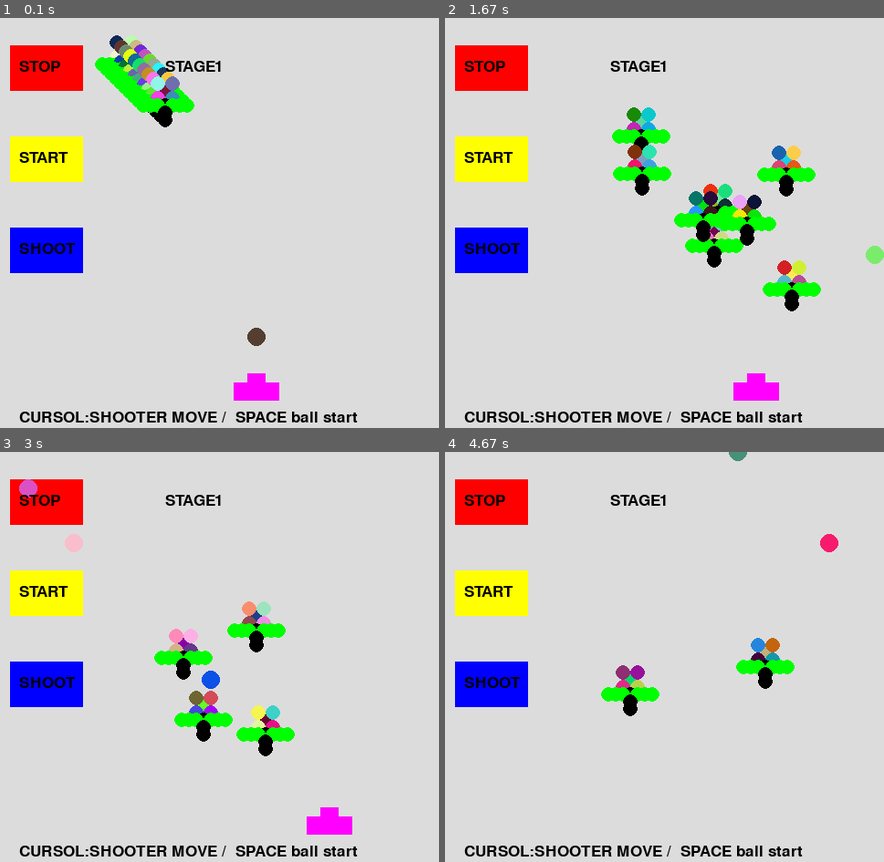
Above: before the commit, frames 1-4 (two rows, left to right).
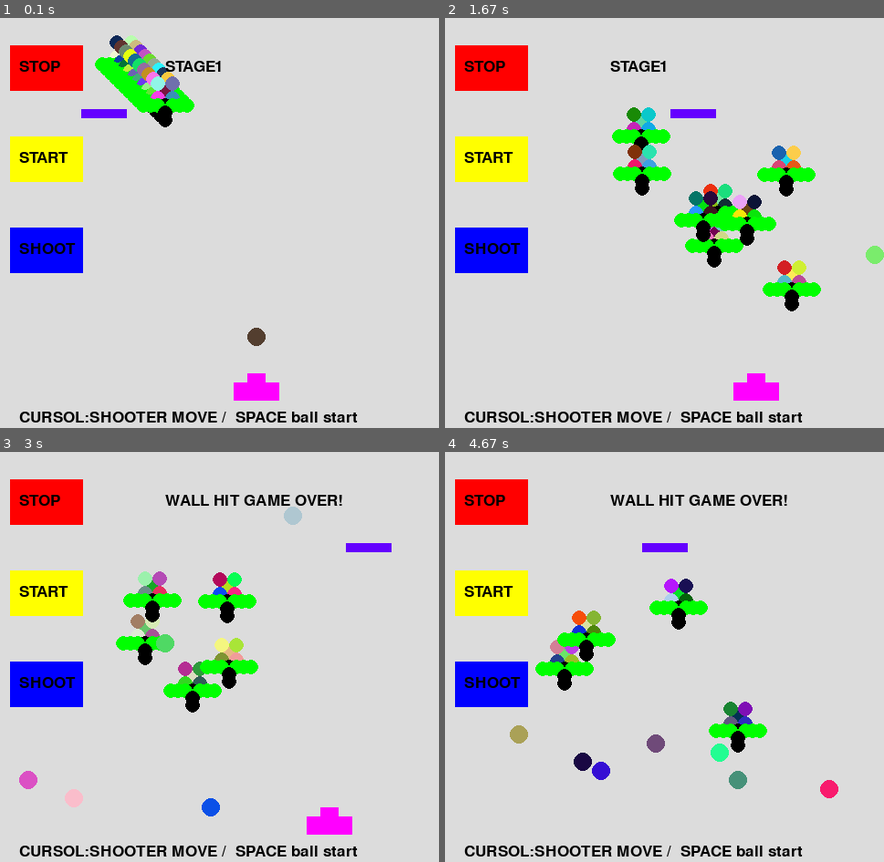
Above: after the commit, the same moments.

Repository: snc29654/pygame
Game: pygame game, started from invador_scenario.py
Two runs of this game, one before a commit and one after it. Both use one fixed random seed, a clock stepped at 60 frames per second and the inputs below.
Inputs:
- Up to frame 1 (0.1 s): no input
- Up to frame 2 (1.67 s): hold Right 0.33-0.8 s; hold Left from 1.33 s (still down); tap Space at 1.4 s
- Up to frame 3 (3 s): tap Space at 1.7, 1.97, 2.27, 2.4, 2.7 s; release Left at 1.87 s; hold Left 1.9-2.3 s; hold Right 2.33-2.97 s
- Up to frame 4 (4.67 s): hold Left 3-3.47 s; tap Space at 3.07, 3.37, 3.57, 3.87, 4.07, 4.37, 4.57 s; hold Right 3.5-3.97 s; hold Right 4-4.47 s; hold Left from 4.5 s (still down)

The runs differ from the first frame. In frame 1, 0.2% of the frame differs, in the area x 18-29%, y 22-25%; in frame 2, 0.2%; in frame 3, 8.8%, in the area x 4-90%, y 6-89%; in frame 4, 7.0%.

Commit message:
障壁を追加

Diff:
--- a/invador_scenario.py
+++ b/invador_scenario.py
@@ -34,6 +34,11 @@
         self.kstate = 0
         self.xstate=[0,1,2,3,4,5,6,7,8,9]
         self.ystate=[0,1,2,3,4,5,6,7,8,9]
+        self.x_act=100
+        self.y_act=100
+        self.xact_state=0
+        self.yact_state=0
+        self.act_hit = 0
 
         self.bxt=[0,1,2,3,4,5,6,7,8,9]
         self.byt=[0,1,2,3,4,5,6,7,8,9]
@@ -71,6 +76,13 @@
                 and((self.byt[j]>(self.y[i]-10))and(self.byt[j]<(self.y[i]+10)))):
                     self.hit[i]=1
 
+    def act_col_check(self):
+        for j in range(BALL_COUNT):
+            if(((self.bxt[j]>(self.x_act-self.target_size))and(self.bxt[j]<(self.x_act+self.target_size+50)))
+                and((self.byt[j]>(self.y_act-10))and(self.byt[j]<(self.y_act+10)))):
+               self.act_hit = 1
+
+
     def all_hit(self):
         for i in range(TARGET_COUNT):
             if (self.hit[i]==0):
@@ -78,6 +90,9 @@
             else:
                 pass
         return 1
+
+    def make_active(self):
+        pygame.draw.rect(self.main_surface, (100,0,255), (self.x_act, self.y_act,50,10))
 
     def make_target(self):
         for i in range(TARGET_COUNT):
@@ -144,6 +159,17 @@
                 if(self.y[i]<150):
                     self.ystate[i]=0
 
+    def active_move(self):
+        for i in range(WALL_COUNT):
+            if(self.xact_state ==0):
+                self.x_act += (1)
+                if(self.x_act>400):
+                    self.xact_state=1
+            if(self.xact_state==1):
+                  self.x_act -= (1)
+                  if(self.x_act<150):
+                    self.xact_state=0
+
 
 
     def game_loop(self):
@@ -215,7 +241,7 @@
 
             #的衝突
             self.hit_check()
-
+            self.act_col_check()
 
             self.main_surface.fill((220, 220, 220))
             pygame.draw.rect(self.main_surface, (255, 0, 0), stop_button)
@@ -259,7 +285,8 @@
                 texthit = font.render("GAME CLEAR !", True, (0,0,0))
                 self.stop=1
 
-
+            self.make_active()
+            self.active_move()
 
             #玉
             self.make_tama()
@@ -272,6 +299,10 @@
             self.main_surface.blit(text2, (40,145))
             self.main_surface.blit(text3, (40,245))
             self.main_surface.blit(text4, (40,430))
+            if(self.act_hit==1):
+                texthit = font.render("WALL HIT GAME OVER!", True, (0,0,0))
+                self.stop=1
+
             if(self.timeout==1):
                 texthit = font.render("TIMEOUT!", True, (0,0,0))
                 self.stop=1
